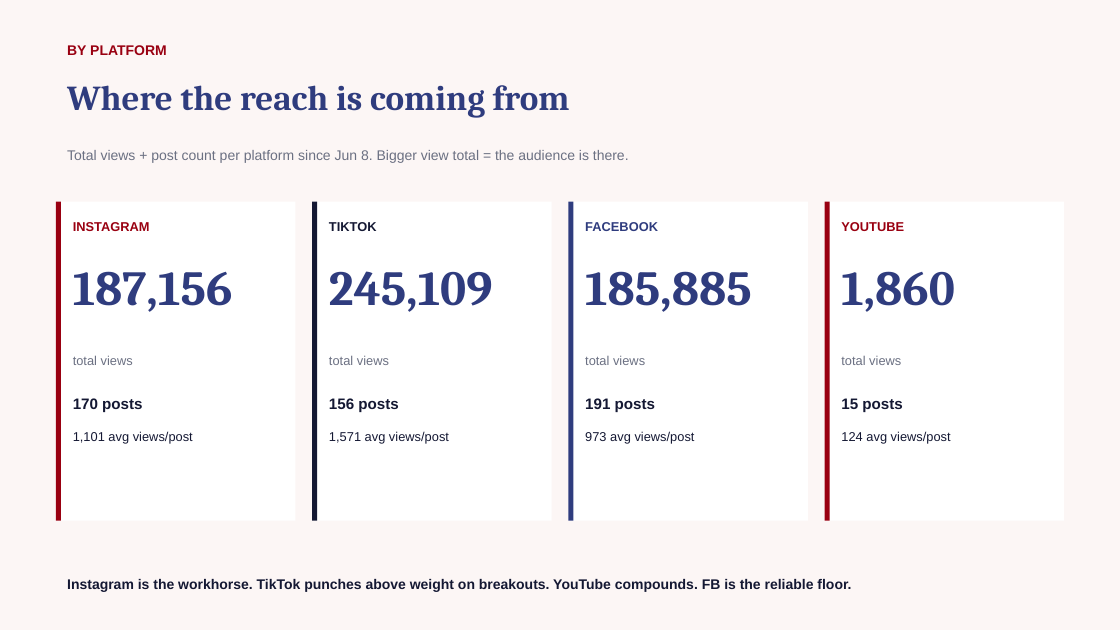
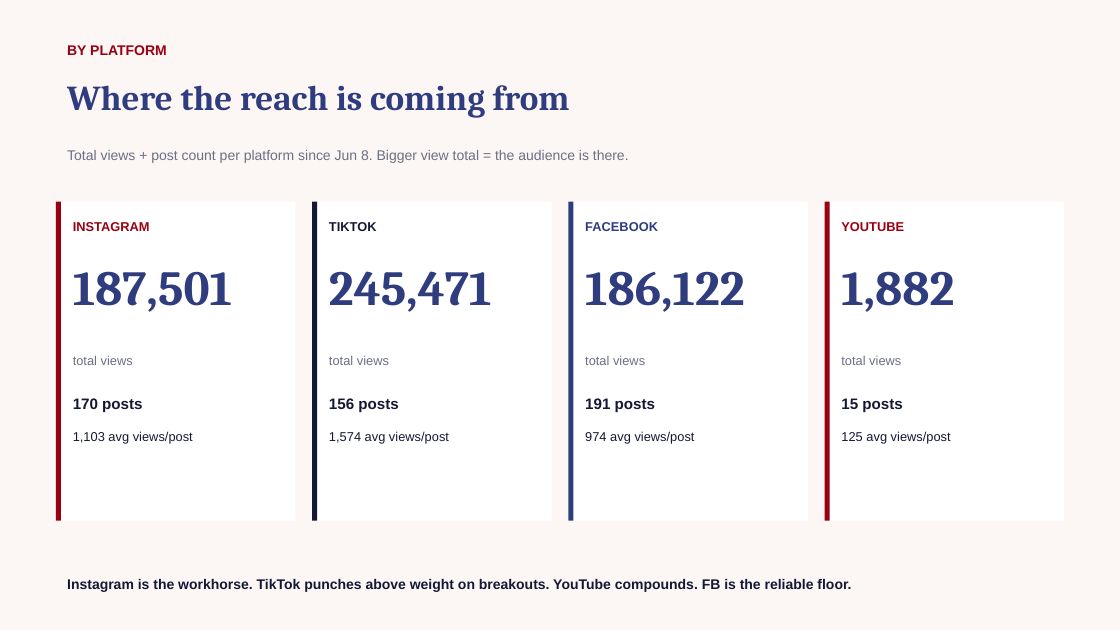
Before and after one commit to zvmmer/talking-downey-kpis, a slide deck: slide 3 of OVERALL_REPORT.pptx. Drawn at 1120x630 pixels with LibreOffice and Linux fonts; fonts in the diff are those of the drawing. Boxes give left, top, right and bottom in pixels: in the first picture for what was removed or moved away, otherwise in the second. Text is boxed around its words. In the diff, an @@ line names an element or a change of style, - is before the commit and + after.

```diff
--- a/OVERALL_REPORT.pptx
+++ b/OVERALL_REPORT.pptx
@@ text at box(73, 271, 232, 312): text changed @@
-187,156
+187,501
@@ text at box(329, 271, 492, 312): text changed @@
-245,109
+245,471
@@ text at box(585, 271, 745, 312): text changed @@
-185,885
+186,122
@@ text at box(841, 271, 954, 312): text changed @@
-1,860
+1,882
@@ text at box(73, 431, 193, 444): text changed @@
-1,101 avg views/post
+1,103 avg views/post
@@ text at box(329, 431, 449, 444): text changed @@
-1,571 avg views/post
+1,574 avg views/post
@@ text at box(585, 431, 695, 444): text changed @@
-973 avg views/post
+974 avg views/post
@@ text at box(841, 431, 951, 444): text changed @@
-124 avg views/post
+125 avg views/post
```
Also in this commit, not shown: 4 other slides changed, 5 other files.
